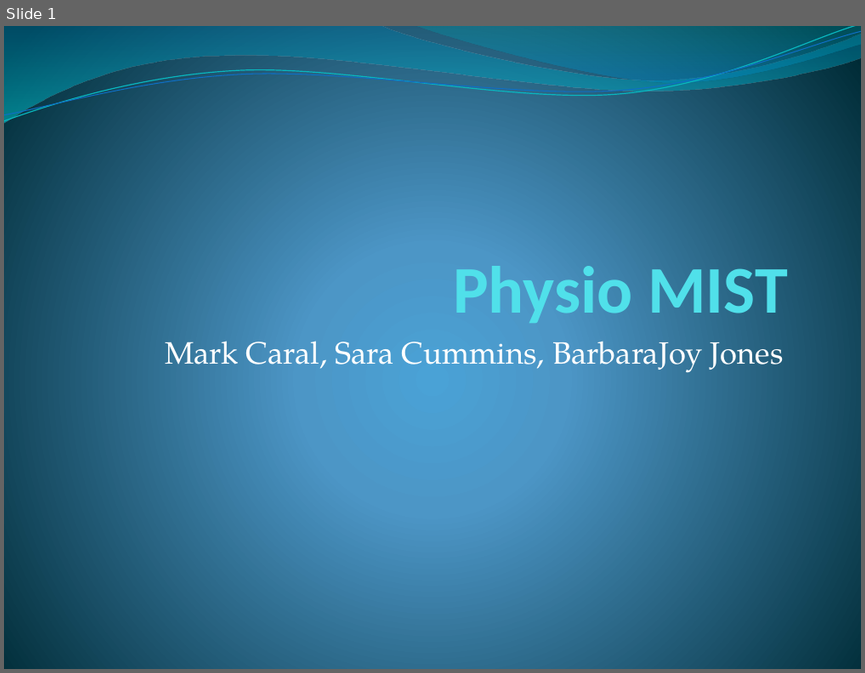
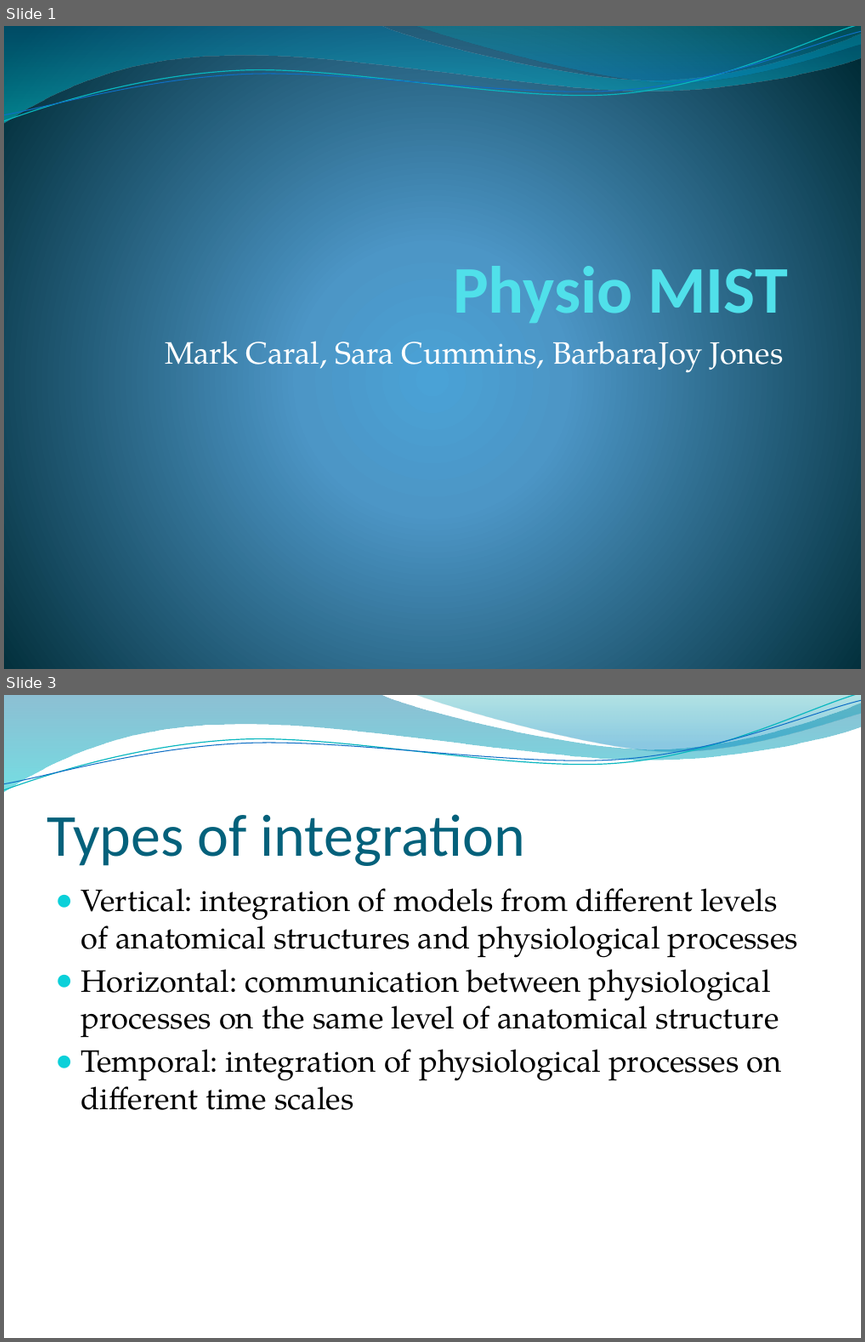
Before and after one commit to velociraptors/physio_mist, a slide deck: final_demo.pptx. Shown one above the other, each under a label of ours: slide 1 before the commit, slides 1 and 3 after it; the slides between them are not shown. The pictures are 865x673 and 865x1342 pixels, drawn with LibreOffice and Linux fonts; fonts in the diff are those of the drawing; background and template pictures are left out. Boxes give left, top, right and bottom in pixels: in the first picture for what was removed or moved away, otherwise in the second. Text is boxed around its words. In the diff, an @@ line names an element or a change of style, - is before the commit and + after.

```diff
--- a/final_demo.pptx
+++ b/final_demo.pptx
@@ slide 3 added at (4,695,861,1338), background picture (left out); not listed: 4 template elements that a slide beside it also shows @@
@@ title added at (46,814,525,866), 50 pt, text #04617B @@
+Types of integration
@@ text added at (81,888,798,1110), 26 pt, text #000000 @@
+● Vertical: integration of models from different levels of anatomical structures and physiological processes
+● Horizontal: communication between physiological processes on the same level of anatomical structure
+● Temporal: integration of physiological processes on different time scales
```
Also in this commit, not shown: 3 other slides added.
